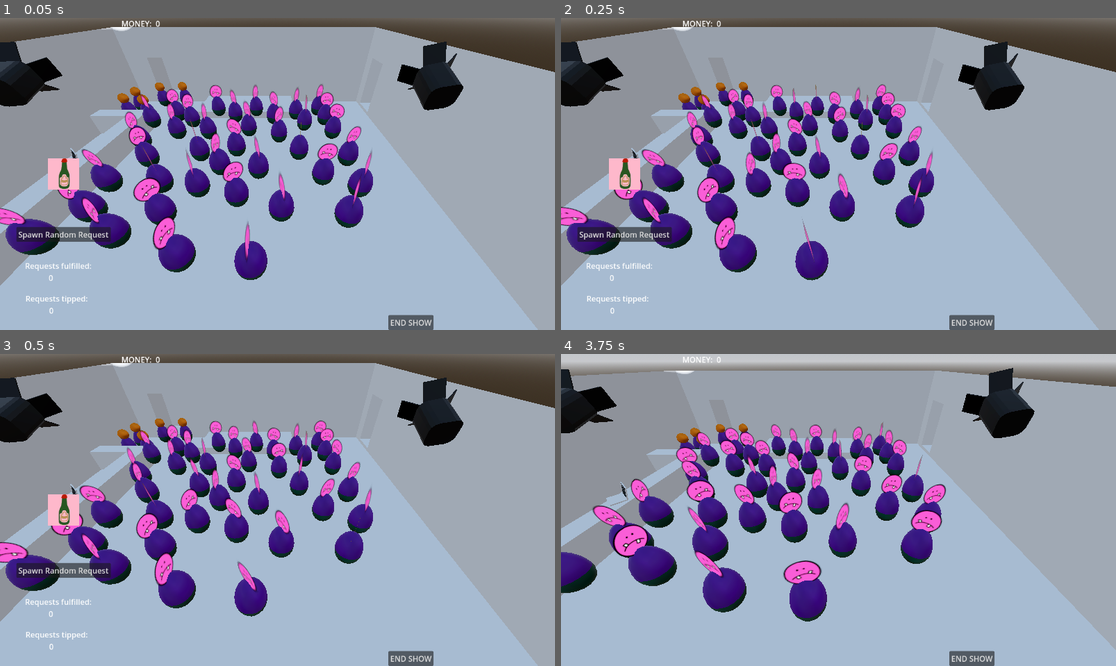
Above: before the commit, frames 1-4 (two rows, left to right).
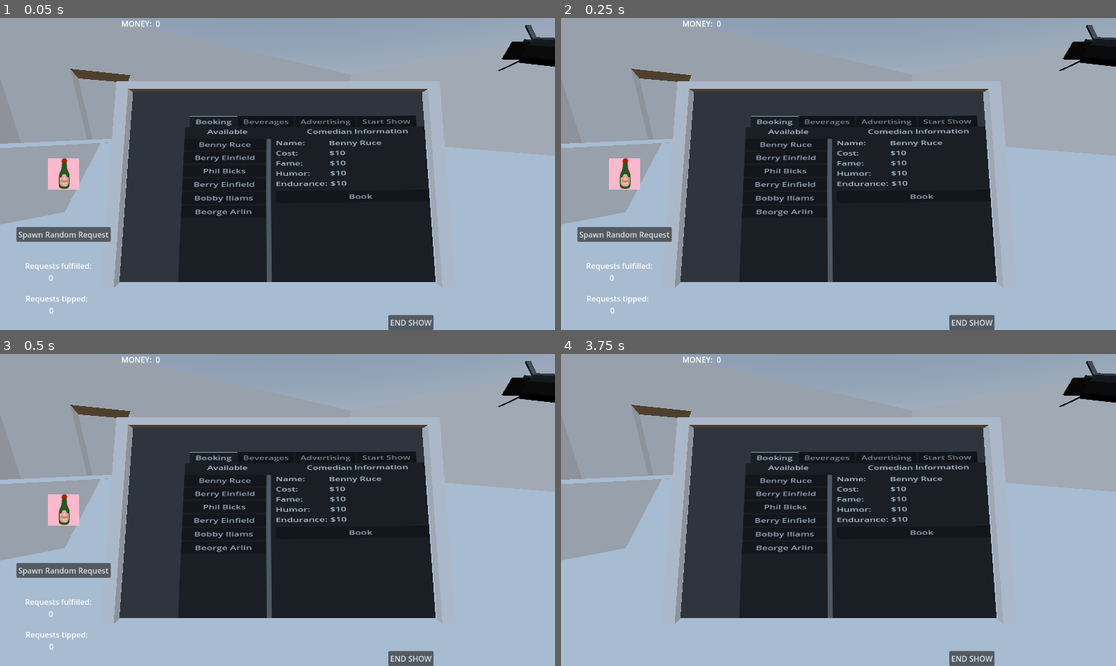
Above: after the commit, the same moments.

Repository: ChrisWhatever1980/ggj24-funny-business
Game: Godot game, scene res://scenes/building.tscn
Same seed, same stepped clock (60 frames per second), same inputs: the game is played once before the commit and once after it.
Inputs (mouse positions are in pixels of both pictures, inside the frame that each line leads up to):
- Up to frame 1 (0.05 s): no input
- Up to frame 2 (0.25 s): no input
- Up to frame 3 (0.5 s): no input
- Up to frame 4 (3.75 s): drag from (622, 510) to (888, 513) at 0.52 s; drag from (727, 525) to (888, 513) at 1.27 s; move the mouse to (894, 441) at 2.02 s; hold Up (ui_up) 2.03-2.75 s; click (894, 441) at 2.1 s; drag from (810, 572) to (622, 510) at 2.77 s; move the mouse to (1005, 556) at 3.52 s; hold Down (ui_down) from 3.53 s (still down); click (1005, 556) at 3.6 s

The runs differ from the first frame. In frame 1, 56% of the frame differs, in the area x 0-100%, y 0-100%; in frame 2, 57%; in frame 3, 57%; in frame 4, 55%.

Commit message:
change budget in Laptop UI

Diff:
--- a/dev/scenes/building.gd
+++ b/dev/scenes/building.gd
@@ -7,6 +7,7 @@
 
 @onready var ComedianExit = $comedy_club/ComedianExit
 @onready var StagePosition = $StagePosition
+@onready var LaptopCamera = $Laptop/laptop/Camera3D
 
 
 @onready var ComedianWaitSlots = [
@@ -22,9 +23,12 @@
 var money = 0
 var in_the_club = true
 var current_comedian = null
+var floor_rect
 
 
 func _ready():
+
+	LaptopCamera.current = true
 
 	GameEvents.connect_event("spawn_coin", self, "on_spawn_coin")
 	GameEvents.connect_event("spawn_tomato", self, "on_spawn_tomato")
@@ -34,13 +38,18 @@
 
 	var pos = $comedy_club/FloorArea.position
 	var size = $comedy_club/FloorArea/CollisionShape3D.shape.size
-	var floor_rect = Rect2(pos.x - size.x / 2, pos.z - size.z / 2, size.x, size.z)
-	print(str(floor_rect))
+	floor_rect = Rect2(pos.x - size.x / 2, pos.z - size.z / 2, size.x, size.z)
 
+
+func start_show():
+	generate_audience(30)
+
+
+func generate_audience(num_guests):
 	var sampling = PoissonDiscSampling.new()
 	var points = sampling.generate_2d_points(3.0, floor_rect, 5)
 	print("Points: " + str(points.size()))
-	var num_guests = points.size()
+	num_guests = max(num_guests, points.size())
 	for g in num_guests:
 		var point = points.pick_random()
 		var new_guest = GuestScene.instantiate()
@@ -87,16 +96,16 @@
 
 func on_change_money(value):
 	GameState.money = max(GameState.money + value, 0)
-	match randi_range(0, 2):
-		0:
-			$MoneyEarnedAudio0.play()
-		1:
-			$MoneyEarnedAudio1.play()
-		2:
-			$MoneyEarnedAudio2.play()
-
+	if value > 0:
+		match randi_range(0, 2):
+			0:
+				$MoneyEarnedAudio0.play()
+			1:
+				$MoneyEarnedAudio1.play()
+			2:
+				$MoneyEarnedAudio2.play()
 	$AspectRatioContainer/HBoxContainer/MoneyAmount.text = str(GameState.money)
-	print("Money: " + str(GameState.money))
+	$Laptop/SubViewport/Node2D/Container/VBoxContainer/MarginContainer/HBoxContainer2/HBoxContainer/Budget#.text = "$" + str(money)
 
 
 func on_spawn_coin(pos):
@@ -112,6 +121,8 @@
 		go_to_underworld()
 	if !in_the_club and Input.is_action_just_pressed("ui_up"):
 		go_to_club()
+	if Input.is_action_just_pressed("ui_cancel"):
+		get_tree().quit()
 
 	pass
 
--- a/dev/scenes/building.tscn
+++ b/dev/scenes/building.tscn
@@ -204,9 +204,6 @@
 [node name="CollisionShape3D" type="CollisionShape3D" parent="FloorBody"]
 shape = SubResource("BoxShape3D_4hxpl")
 
-[node name="Laptop" parent="." instance=ExtResource("8_6tjwg")]
-transform = Transform3D(0.788043, 0, -0.61562, 0, 1, 0, 0.61562, 0, 0.788043, -14.392, 2.7058, 2.72985)
-
 [node name="MoneyEarnedAudio0" type="AudioStreamPlayer3D" parent="."]
 stream = ExtResource("10_7w2yh")
 
@@ -236,6 +233,9 @@
 
 [node name="BartenderMinigame" parent="." instance=ExtResource("13_l0k3m")]
 
+[node name="Laptop" parent="." instance=ExtResource("8_6tjwg")]
+transform = Transform3D(0.788043, 0, -0.61562, 0, 1, 0, 0.61562, 0, 0.788043, -14.392, 2.7058, 2.72985)
+
 [connection signal="area_entered" from="comedy_club/ExitArea3D" to="." method="_on_exit_entered"]
 [connection signal="area_entered" from="StageArea" to="." method="_on_stage_entered"]
 
--- a/dev/scenes/comedian.gd
+++ b/dev/scenes/comedian.gd
@@ -9,7 +9,6 @@
 var entering = false
 var to_target = Vector3.ZERO
 var exiting_speed = 5.0
-
 
 
 # Called when the node enters the scene tree for the first time.
@@ -28,6 +27,8 @@
 		var joke_quality = randi_range(0, 12)
 		print("joke_quality: " + str(joke_quality))
 		GameEvents.emit_signal("audience_react", joke_quality)
+		$Timer.wait_time = 4.0 + 4.0 * clamp(1.0 - (stats.Endurance / 10.0), 0.0, 1.0)
+		stats.Endurance -= 1
 
 
 func begin_performance():
